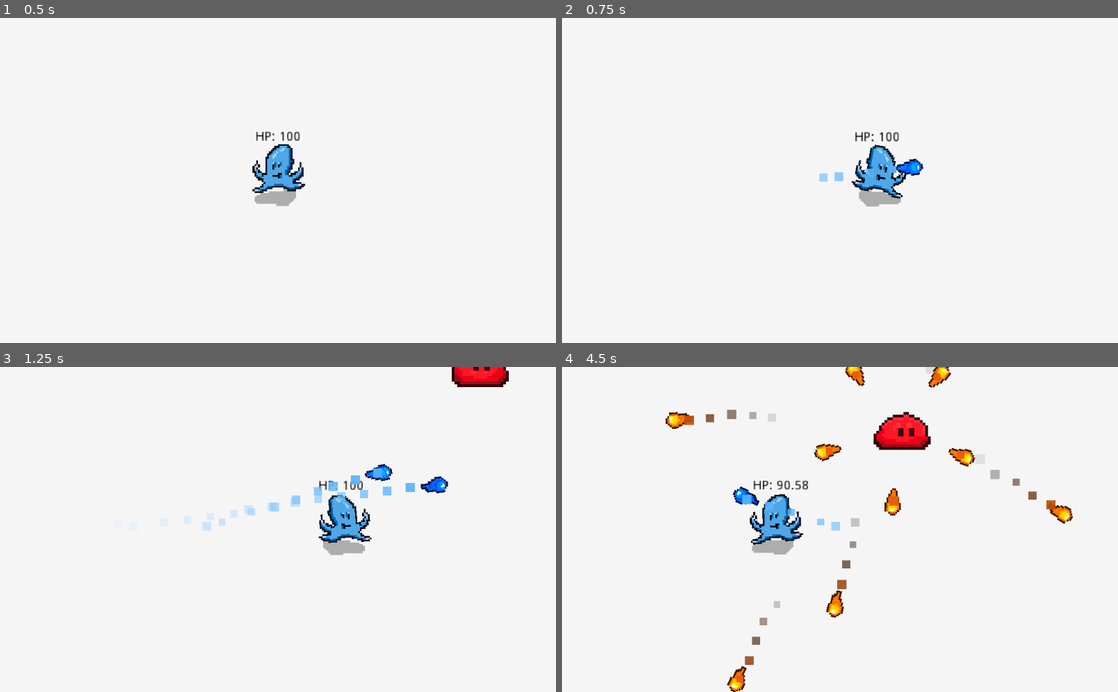
Above: before the commit, frames 1-4 (two rows, left to right).
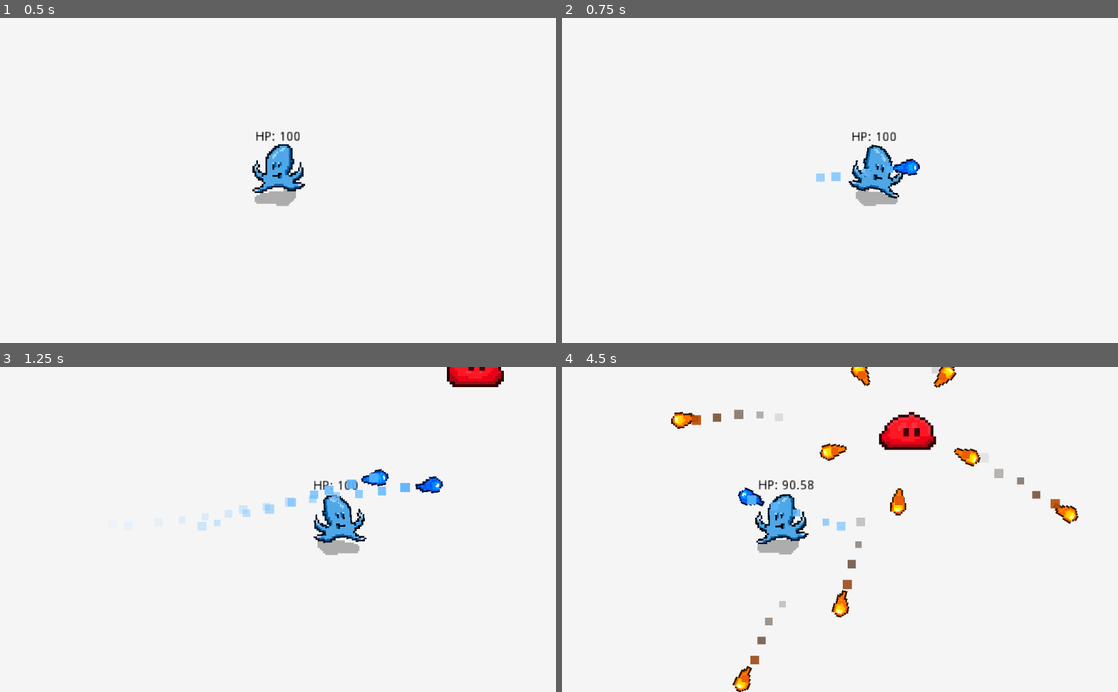
Above: after the commit, the same moments.

Repository: Talamander/gamechallenge
Game: Godot game, scene res://2D Version/World.tscn
Two runs of this game, one before a commit and one after it. Both use one fixed random seed, a clock stepped at 60 frames per second and the inputs below.
Inputs (mouse positions are in pixels of both pictures, inside the frame that each line leads up to):
- Up to frame 1 (0.5 s): no input
- Up to frame 2 (0.75 s): tap Enter (ui_accept) at 0.5 s; move the mouse to (962, 164) at 0.52 s; press the mouse at (962, 164) at 0.53 s; hold Right (ui_right) from 0.53 s (still down)
- Up to frame 3 (1.25 s): keep holding Right (ui_right); tap Enter (ui_accept) at 0.77 s
- Up to frame 4 (4.5 s): move the mouse to (728, 545) at 1.27 s; release Right (ui_right) at 1.28 s; release the mouse at (728, 545) at 1.28 s; hold Down (ui_down) 1.28-2.03 s; click (728, 545) at 1.35 s; tap Enter (ui_accept) at 1.52, 3.02, 3.77 s; move the mouse to (895, 458) at 2.02 s; press the mouse at (895, 458) at 2.03 s; hold Right (ui_right) 2.03-2.78 s; move the mouse to (812, 594) at 2.77 s; release the mouse at (812, 594) at 2.78 s; hold Up (ui_up) 2.78-3.53 s; click (812, 594) at 2.85 s; move the mouse to (1006, 578) at 3.52 s; press the mouse at (1006, 578) at 3.53 s; hold Left (ui_left) from 3.53 s (still down); move the mouse to (673, 480) at 4.27 s; release the mouse at (673, 480) at 4.28 s; click (673, 480) at 4.35 s

Frame 1 is identical in both runs. In frame 2, 1.1% of the frame differs, in the area x 45-65%, y 35-59%; in frame 3, 2.5%; in frame 4, 4.9%, in the area x 18-93%, y 0-100%.
Error in both runs: Invalid set index 'enabled' (on base: 'Nil') with value of type 'bool'. (res://2D)

Commit message:
Added screen shake

Diff:
--- /dev/null
+++ b/autoshooter/2D Version/Camera2D.gd
@@ -0,0 +1,25 @@
+extends Camera2D
+
+var shake = 0
+onready var timer = $Timer
+
+
+func _ready():
+# warning-ignore:return_value_discarded
+	Global.connect("add_screenshake", self, "_on_Events_add_screenshake")
+
+# warning-ignore:unused_argument
+func _process(delta):
+	offset_h = rand_range (-shake, shake)
+	offset_v = rand_range (-shake, shake)
+
+func screenshake (amount, duration):
+	shake = amount
+	timer.wait_time = duration
+	timer.start()
+
+func _on_Timer_timeout():
+	shake = 0
+
+func _on_Events_add_screenshake(amount, duration):
+	screenshake(amount, duration)
--- /dev/null
+++ b/autoshooter/2D Version/Camera2D.tscn
@@ -0,0 +1,15 @@
+[gd_scene load_steps=2 format=2]
+
+[ext_resource path="res://2D Version/Camera2D.gd" type="Script" id=1]
+
+[node name="Camera2D" type="Camera2D"]
+position = Vector2( 122, 432 )
+current = true
+zoom = Vector2( 0.6, 0.6 )
+process_mode = 0
+smoothing_enabled = true
+script = ExtResource( 1 )
+
+[node name="Timer" type="Timer" parent="."]
+
+[connection signal="timeout" from="Timer" to="." method="_on_Timer_timeout"]
--- a/autoshooter/2D Version/Enemies/Enemy.gd
+++ b/autoshooter/2D Version/Enemies/Enemy.gd
@@ -61,6 +61,7 @@
 	if enemyHealth <= 0 :
 		Global.instance_scene_on_main(explosion, self.global_position)
 		SoundManager.play("Explode", rand_range(0.8, 1.2), 15)
+		Global.emit_signal("add_screenshake", 1, 0.1)
 		queue_free()
 	print("Enemy Hit")
 	SoundManager.play("Impact", rand_range(0.8, 1.2), 0)
--- a/autoshooter/2D Version/Player/Player.gd
+++ b/autoshooter/2D Version/Player/Player.gd
@@ -113,11 +113,13 @@
 
 func TakeDamage(dmg):
 	playerHealth -= dmg
+	SoundManager.play("PlayerDamage", rand_range(0.8, 1.3), 0)
+	Global.emit_signal("add_screenshake", 2, 0.15)
 
 	if playerHealth <= 0:
 		print("You died")
 		healthLabel.text = "Game Over"
-		animPlayer.play("Dead")
+		Global.emit_signal("add_screenshake", 5, 0.2)
 		return
 
 	print("player hit HP: " + String(playerHealth))
--- a/autoshooter/2D Version/Singletons/Global.gd
+++ b/autoshooter/2D Version/Singletons/Global.gd
@@ -1,6 +1,8 @@
 extends Node
 
 var player = null
+
+signal add_screenshake(amount, duration)
 
 func instance_scene_on_main(scene, position):
 	var main = get_tree().current_scene
--- a/autoshooter/2D Version/Singletons/SoundManager.gd
+++ b/autoshooter/2D Version/Singletons/SoundManager.gd
@@ -5,9 +5,8 @@
 var sounds = {
 	"Bullet" : load(sounds_path + "whooshthump.wav"),
 	"Impact" : load(sounds_path + "squish.wav"),
+	"PlayerDamage" : load(sounds_path + "Playerhit.wav"),
 	"Explode" : load(sounds_path + "explode.wav")
-	#"EnemyBullet" : load(sounds_path + ".wav"),
-	#"Die" : load(sounds_path + ".wav")
 }
 
 onready var sound_players = get_children()
--- a/autoshooter/2D Version/Singletons/SoundManager.tscn
+++ b/autoshooter/2D Version/Singletons/SoundManager.tscn
@@ -28,3 +28,30 @@
 
 [node name="AudioStreamPlayer8" type="AudioStreamPlayer" parent="."]
 bus = "SFX"
+
+[node name="AudioStreamPlayer9" type="AudioStreamPlayer" parent="."]
+bus = "SFX"
+
+[node name="AudioStreamPlayer10" type="AudioStreamPlayer" parent="."]
+bus = "SFX"
+
+[node name="AudioStreamPlayer11" type="AudioStreamPlayer" parent="."]
+bus = "SFX"
+
+[node name="AudioStreamPlayer12" type="AudioStreamPlayer" parent="."]
+bus = "SFX"
+
+[node name="AudioStreamPlayer13" type="AudioStreamPlayer" parent="."]
+bus = "SFX"
+
+[node name="AudioStreamPlayer14" type="AudioStreamPlayer" parent="."]
+bus = "SFX"
+
+[node name="AudioStreamPlayer15" type="AudioStreamPlayer" parent="."]
+bus = "SFX"
+
+[node name="AudioStreamPlayer16" type="AudioStreamPlayer" parent="."]
+bus = "SFX"
+
+[node name="AudioStreamPlayer17" type="AudioStreamPlayer" parent="."]
+bus = "SFX"
--- a/autoshooter/2D Version/World.tscn
+++ b/autoshooter/2D Version/World.tscn
@@ -1,8 +1,9 @@
-[gd_scene load_steps=4 format=2]
+[gd_scene load_steps=5 format=2]
 
 [ext_resource path="res://2D Version/Player/Player.tscn" type="PackedScene" id=1]
 [ext_resource path="res://2D Version/Enemies/Enemy.tscn" type="PackedScene" id=2]
 [ext_resource path="res://2D Version/World.gd" type="Script" id=3]
+[ext_resource path="res://2D Version/Camera2D.tscn" type="PackedScene" id=4]
 
 [node name="World" type="Node2D"]
 position = Vector2( -46, 4 )
@@ -26,11 +27,6 @@
 [node name="CameraTrack" type="RemoteTransform2D" parent="Player"]
 remote_path = NodePath("../../Camera2D")
 
-[node name="Camera2D" type="Camera2D" parent="."]
-position = Vector2( 122, 432 )
-current = true
-zoom = Vector2( 0.6, 0.6 )
-process_mode = 0
-smoothing_enabled = true
+[node name="Camera2D" parent="." instance=ExtResource( 4 )]
 
 [editable path="Player"]
Not shown, added: autoshooter/2D Version/Sounds/Playerhit.wav.import
Not shown, changed: autoshooter/2D Version/.DS_Store
Not shown, changed: autoshooter/2D Version/Sounds/.DS_Store
Not shown, added: autoshooter/2D Version/Sounds/Playerhit.wav
